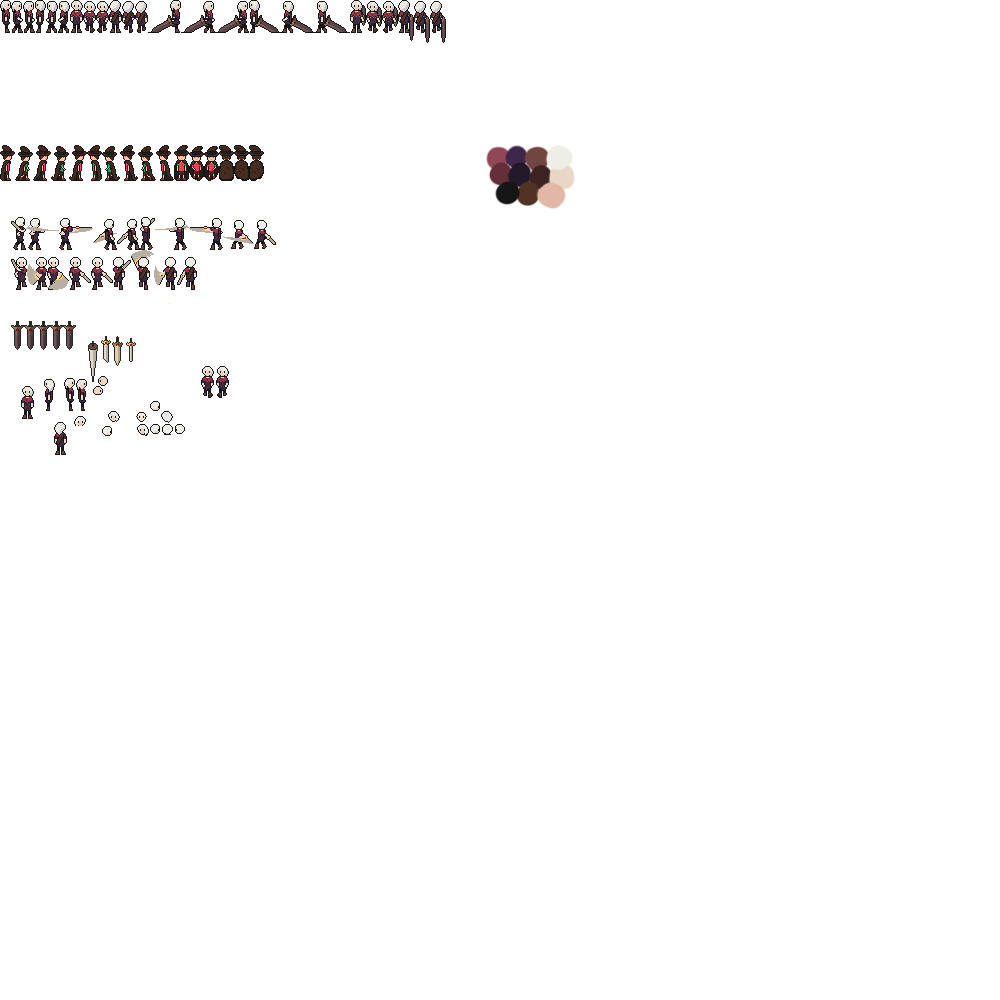
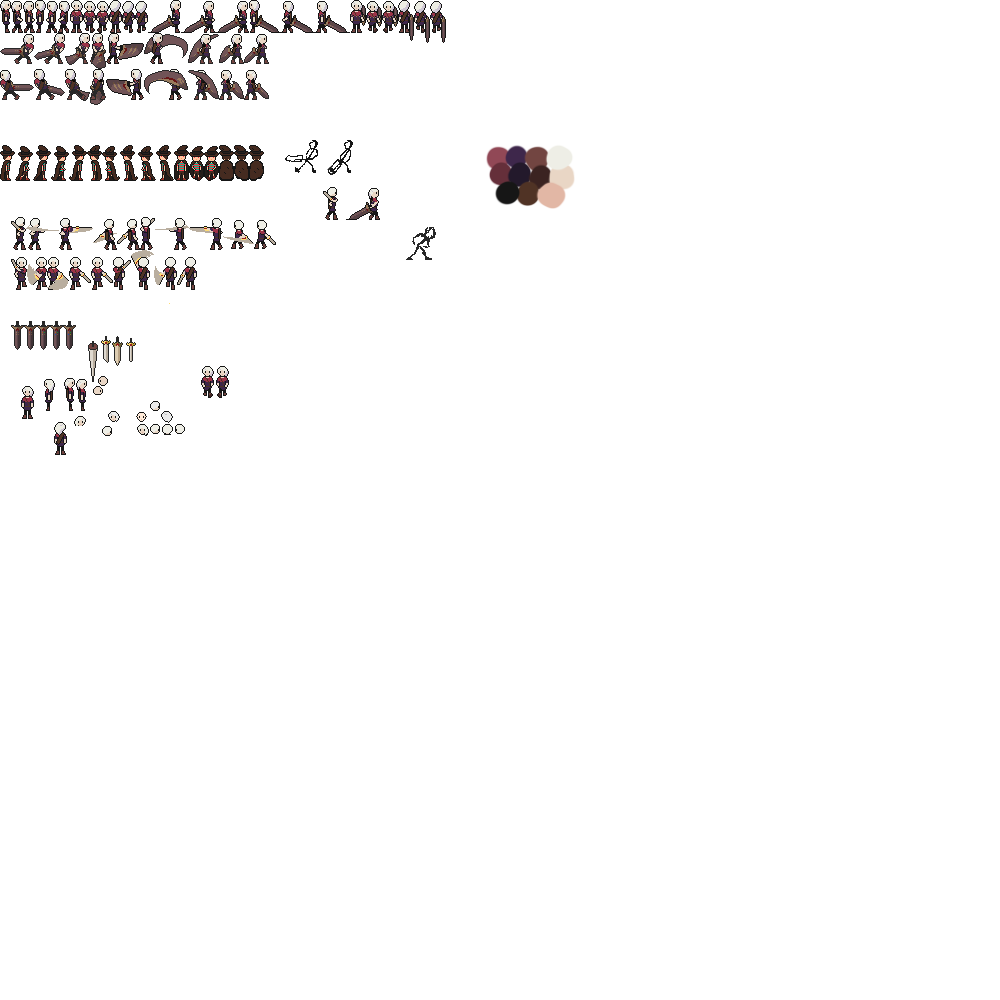
Two versions of the same layered image (w=1000, h=1000). Layer-by-layer changes:
added layer "Layer 36" above "Swords" over [left=249, top=140, right=353, bottom=175]
added group "Right" (3rd of 4, in "Player" › "Armed" › "Attack") with 9 layers in group "Attack" over [left=0, top=33, right=269, bottom=69]
added layer "1" (9th of 14, in "Player" › "Armed" › "Attack" › "Right") in group "Right" over [left=0, top=34, right=34, bottom=64]
added layer "2" (9th of 14, in "Player" › "Armed" › "Attack" › "Right") in group "Right" over [left=34, top=33, right=65, bottom=64]
added layer "5" (3rd of 4, in "Player" › "Armed" › "Attack" › "Right") in group "Right" over [left=106, top=33, right=144, bottom=64]
added layer "6" (1st of 2, in "Player" › "Armed" › "Attack" › "Right") in group "Right" over [left=144, top=33, right=188, bottom=64]
added group "Left" (3rd of 4, in "Player" › "Armed" › "Attack") with 14 layers in group "Attack" over [left=0, top=69, right=269, bottom=105]
added layer "Layer 39" in group "Left" over [left=0, top=70, right=34, bottom=100]
added layer "1" (10th of 14, in "Player" › "Armed" › "Attack" › "Left") in group "Left" over [left=0, top=70, right=34, bottom=100]
added layer "2 copy" in group "Left" over [left=34, top=69, right=65, bottom=100]
added layer "2" (10th of 14, in "Player" › "Armed" › "Attack" › "Left") in group "Left" over [left=34, top=69, right=65, bottom=100]
added layer "5" (4th of 4, in "Player" › "Armed" › "Attack" › "Left") in group "Left" over [left=106, top=69, right=144, bottom=100]
added layer "6 copy" in group "Left" over [left=144, top=69, right=188, bottom=100]
added layer "6" (2nd of 2, in "Player" › "Armed" › "Attack" › "Left") in group "Left" over [left=144, top=69, right=188, bottom=100]
added layer "Layer 35" above "Layer 33" over [left=406, top=227, right=436, bottom=260]
added layer "Layer 33" above "Layer 32" over [left=346, top=188, right=380, bottom=220]
…and 13 more changes (13 added)
